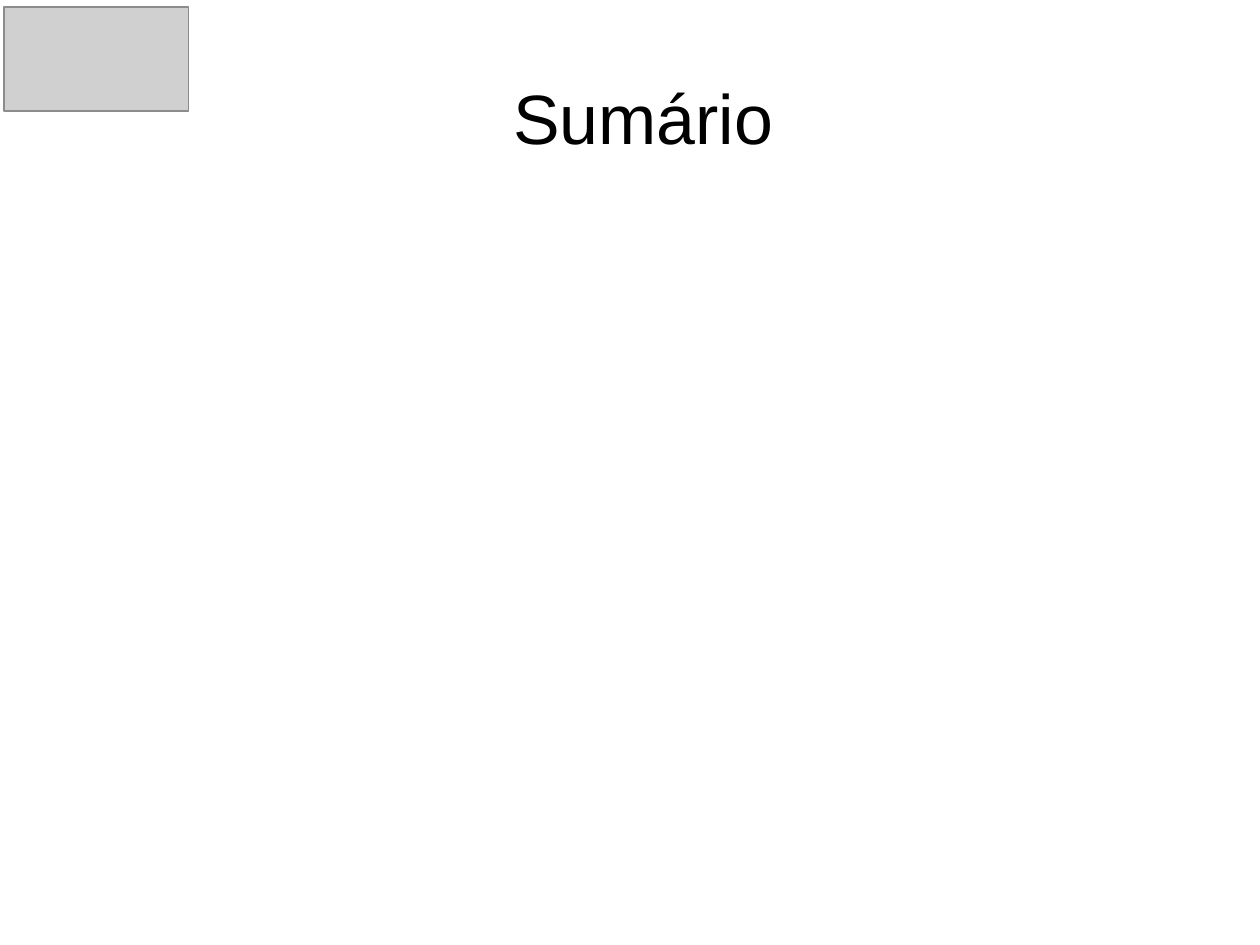
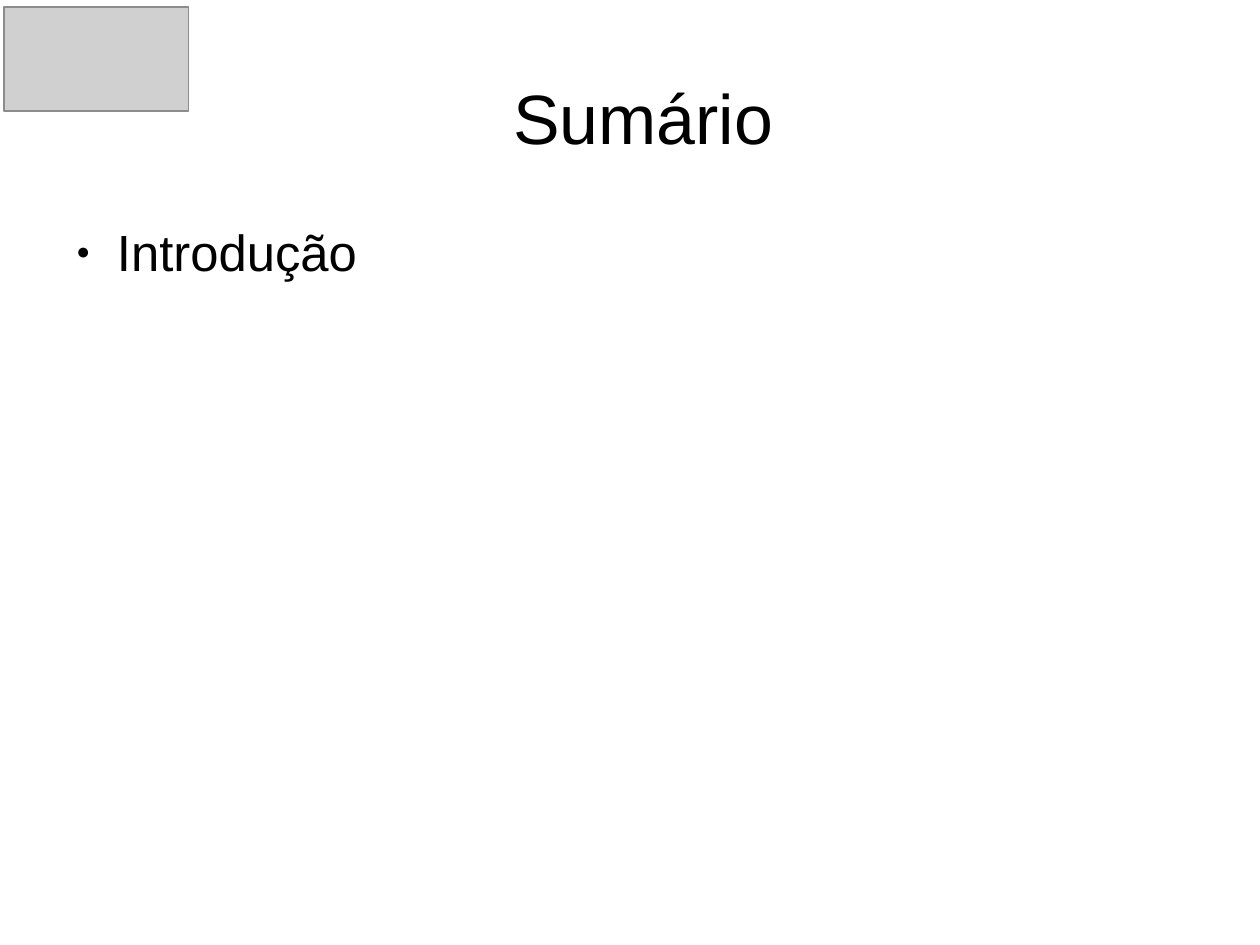
Before and after one commit to alexbprr/agent_modelling, a slide deck: slide 2 of Apresentacao_Marluvas/Marluvas_apresentacao_v2.odp. Drawn at 1260x945 pixels with LibreOffice and Linux fonts; fonts in the diff are those of the drawing; grey boxes stand for pictures. Boxes give left, top, right and bottom in pixels: in the first picture for what was removed or moved away, otherwise in the second. Text is boxed around its words. In the diff, an @@ line names an element or a change of style, - is before the commit and + after.

```diff
--- a/Apresentacao_Marluvas/Marluvas_apresentacao_v2.odp
+++ b/Apresentacao_Marluvas/Marluvas_apresentacao_v2.odp
@@ text added at <box>117,234,357,282</box>, 32 pt, text #000000 @@
+● Introdução
```
Also in this commit, not shown: 14 other slides changed, 1 slide added, 1 slide removed.
